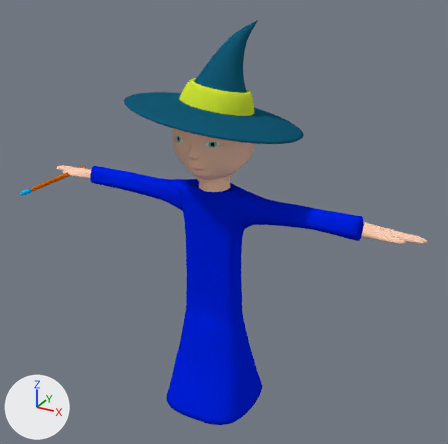
The Blender file resources/OBJ Witch Hat/backup2-wizard.blend, before and after one commit.
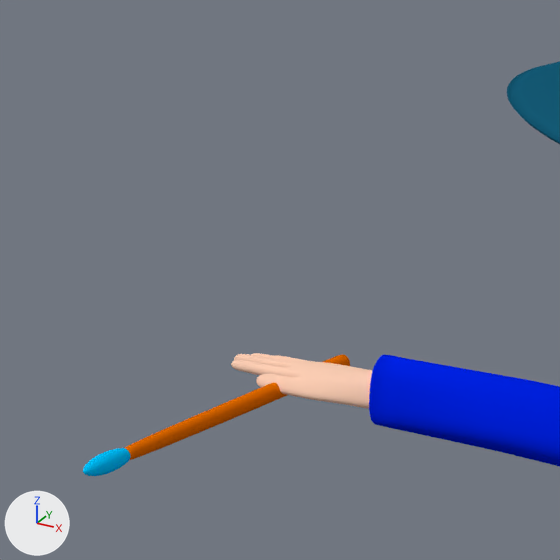
Old and new are each drawn whole from a 50 mm lens placed at (14.16, -24.65, 15.06), pointed at (0.24, 0.66, 2.41) and again close up on the part from 0% to 31% of the width and 18% to 49% of the height. The axes (+X, +Y, +Z) are drawn at lower left. The lights are the same throughout.
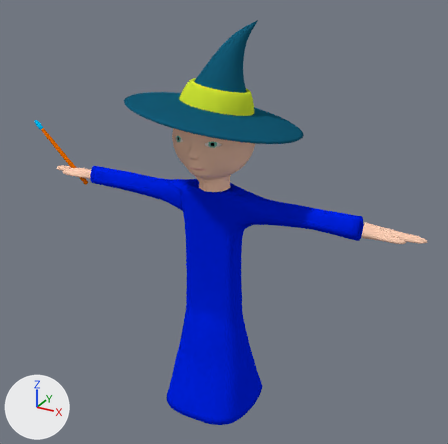
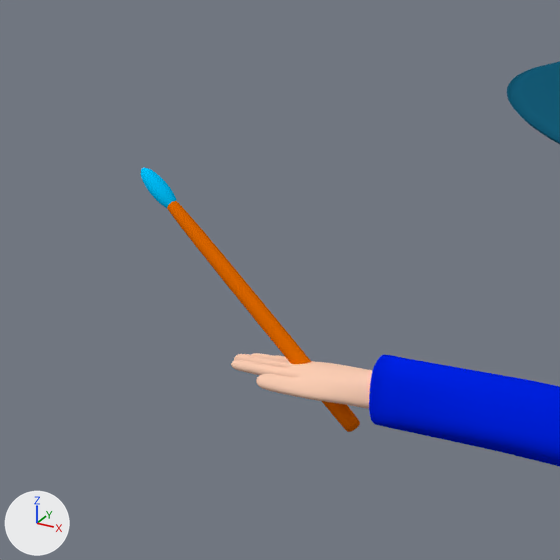
Changed parts and their boxes (x1, y1, x2, y2) in the close-ups (560 x 560 px):
'Circle.002', moved, turned: before (83, 354, 350, 476); after (141, 168, 360, 432)

What changed in the scene script:
```text
Change ob_circle_002:
    ob_circle_002.location: (-8.97, 1.34, 3.73) -> (-7.77, -0.01, 2.99)
    ob_circle_002.rotation_euler: (1.571, 0.0, 0.0) -> (0.778, -0.531, -1.215)  # degrees (90, 0, 0) -> degrees (45, -30, -70)
```
